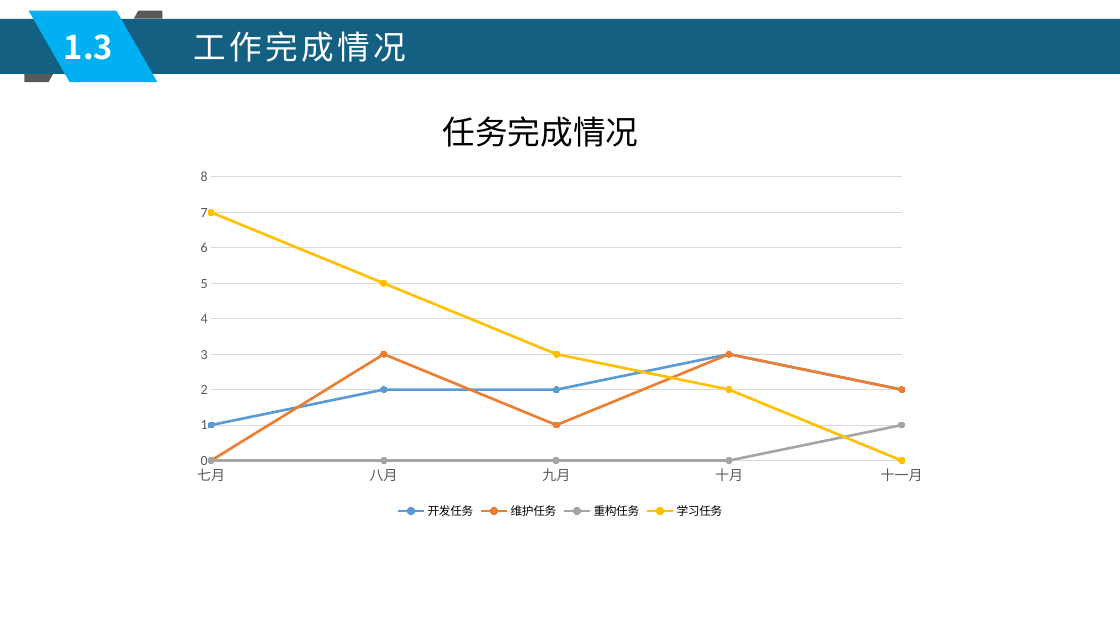
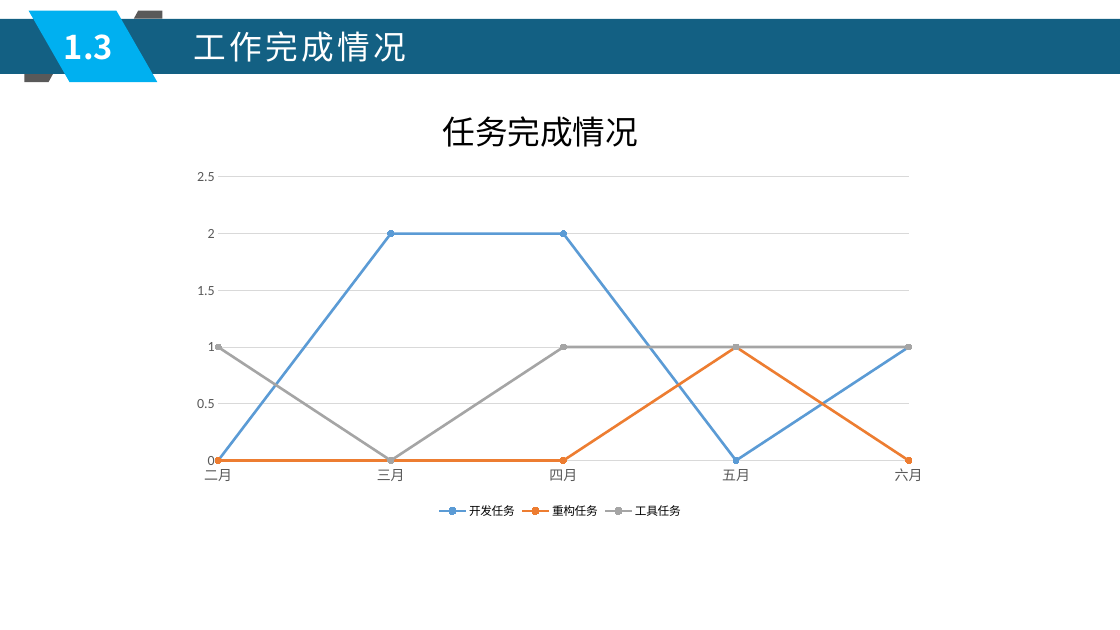
Before and after one commit to xljnc/husky-starter, a slide deck: slide 6 of doc/zzdb.pptx. Drawn at 1120x630 pixels with LibreOffice and Linux fonts; fonts in the diff are those of the drawing. Boxes give left, top, right and bottom in pixels: in the first picture for what was removed or moved away, otherwise in the second. Text is boxed around its words. In the diff, an @@ line names an element or a change of style, - is before the commit and + after.

```diff
--- a/doc/zzdb.pptx
+++ b/doc/zzdb.pptx
@@ line chart at [182,108,939,523] @@
-categories: 七月, 八月, 九月, 十月, 十一月
+categories: 二月, 三月, 四月, 五月, 六月
-开发任务: 1, 2, 2, 3, 2
+开发任务: 0, 2, 2, 0, 1
-维护任务: 0, 3, 1, 3, 2
+重构任务: 0, 0, 0, 1, 0
-重构任务: 0, 0, 0, 0, 1
+工具任务: 1, 0, 1, 1, 1
-学习任务: 7, 5, 3, 2, 0
```
Also in this commit, not shown: 15 other slides changed.
